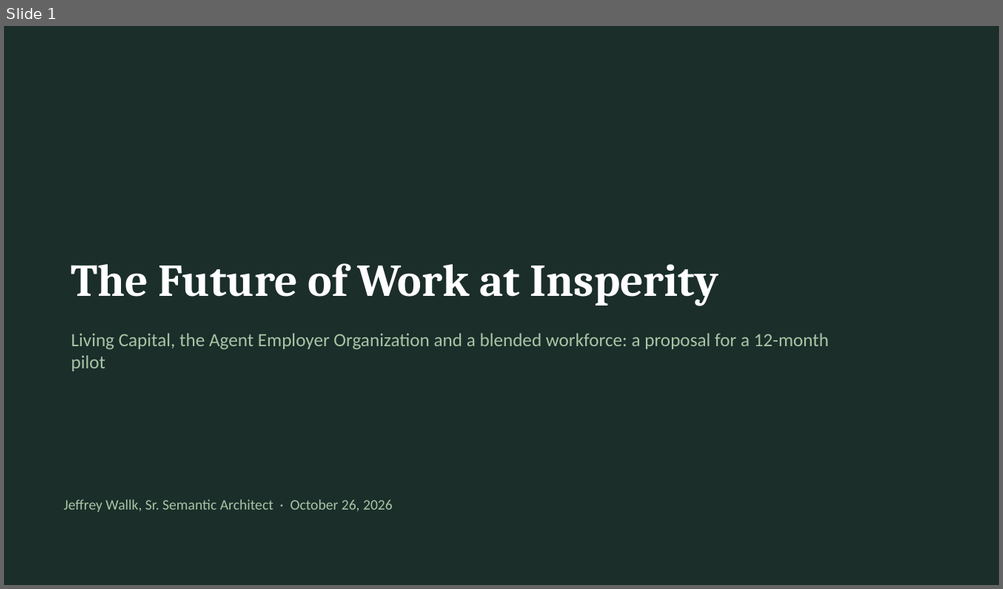
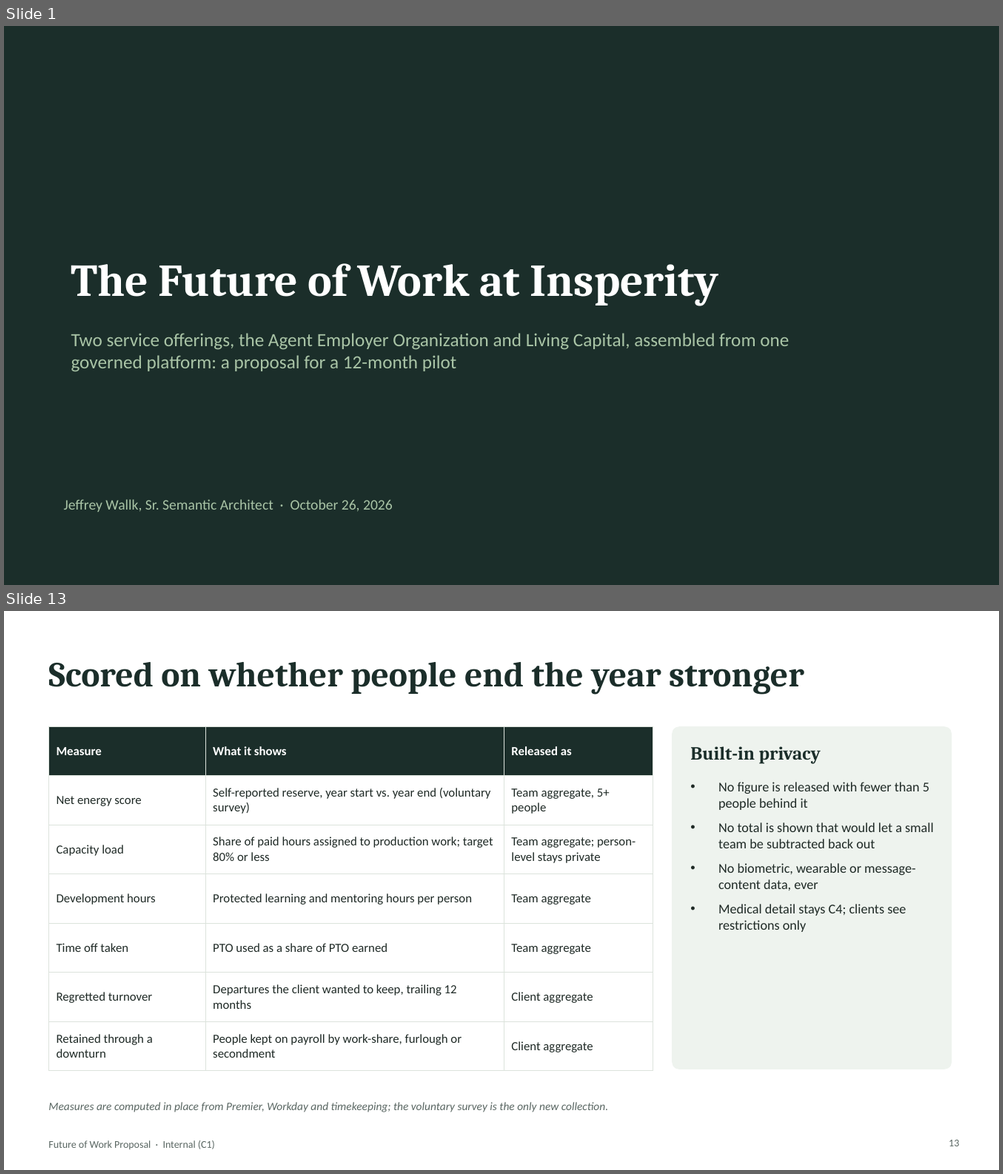
Before and after one commit to jeffw5/PLM-Dashboard, a slide deck: HR Services Provider/The Future of Work/Future-of-Work-Proposal.pptx. Shown one above the other, each under a label of ours: slide 1 before the commit, slides 1 and 13 after it; the slides between them are not shown. The pictures are 1003x589 and 1003x1174 pixels, drawn with LibreOffice and Linux fonts; fonts in the diff are those of the drawing. Boxes give left, top, right and bottom in pixels: in the first picture for what was removed or moved away, otherwise in the second. Text is boxed around its words. In the diff, an @@ line names an element or a change of style, - is before the commit and + after.

Commit message:
updated future work proposal

```diff
--- a/HR Services Provider/The Future of Work/Future-of-Work-Proposal.pptx
+++ b/HR Services Provider/The Future of Work/Future-of-Work-Proposal.pptx
@@ slide 13 added at box(4, 611, 999, 1170), background #FFFFFF @@
@@ title added at box(48, 662, 804, 694), 34 pt, text #1B2E2A, bold @@
+Scored on whether people end the year stronger
@@ table added at box(48, 726, 653, 1061), 7 rows, 3 columns @@
+Measure | What it shows | Released as
+Net energy score | Self-reported reserve, year start vs. year end (voluntary survey) | Team aggregate, 5+ people
+Capacity load | Share of paid hours assigned to production work; target 80% or less | Team aggregate; person-level stays private
+Development hours | Protected learning and mentoring hours per person | Team aggregate
+Time off taken | PTO used as a share of PTO earned | Team aggregate
+Regretted turnover | Departures the client wanted to keep, trailing 12 months | Client aggregate
+Retained through a downturn | People kept on payroll by work-share, furlough or secondment | Client aggregate
@@ rounded rectangle added at box(671, 726, 951, 1070), fill #EEF3EE @@
@@ text added at box(690, 746, 820, 764), 18 pt, text #1B2E2A, bold @@
+Built-in privacy
@@ text added at box(718, 782, 933, 932), 13 pt, text #1F2A26 @@
+• No figure is released with fewer than 5 people behind it
+• No total is shown that would let a small team be subtracted back out
+• No biometric, wearable or message-content data, ever
+• Medical detail stays C4; clients see restrictions only
@@ text added at box(48, 1102, 608, 1113), 11 pt, text #5A6763, italic @@
+Measures are computed in place from Premier, Workday and timekeeping; the voluntary survey is the only new collection.
@@ text added at box(48, 1141, 215, 1150), 10 pt, text #5A6763 @@
+Future of Work Proposal · Internal (C1)
@@ page number added at box(948, 1140, 959, 1147), 10 pt, text #5A6763 @@
+13
@@ slide 1 changed as well @@
@@ text at box(71, 333, 788, 372): text changed @@
-Living Capital, the Agent Employer Organization and a blended workforce: a proposal for a 12-month pilot
+Two service offerings, the Agent Employer Organization and Living Capital, assembled from one governed platform: a proposal for a 12-month pilot
```
Also in this commit, not shown: 10 other slides changed, 26 other slides added, 6 slides removed.
